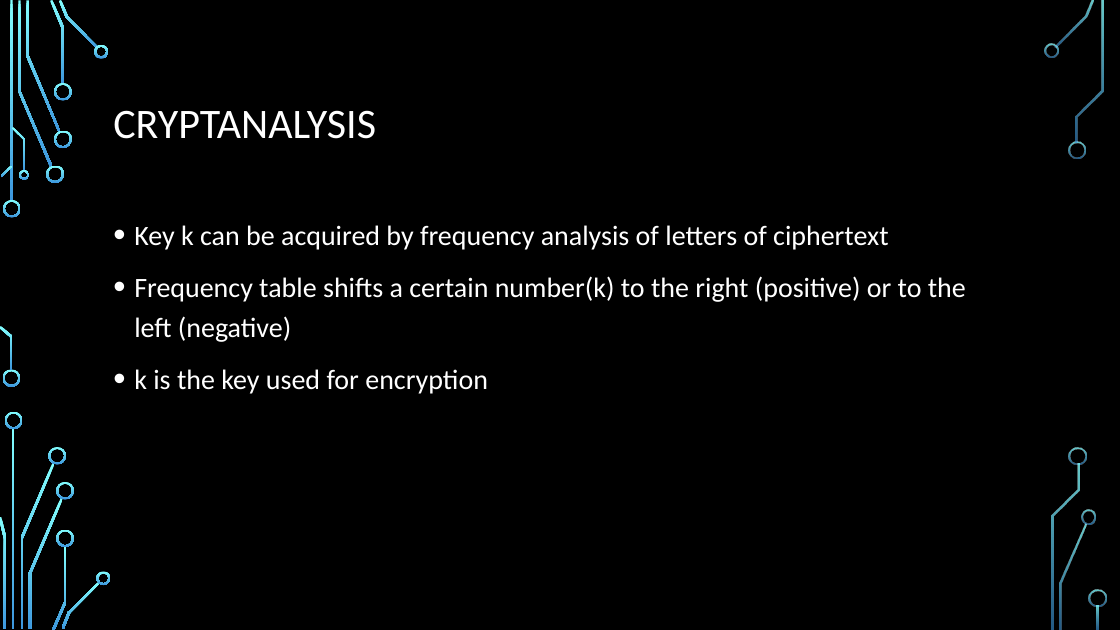
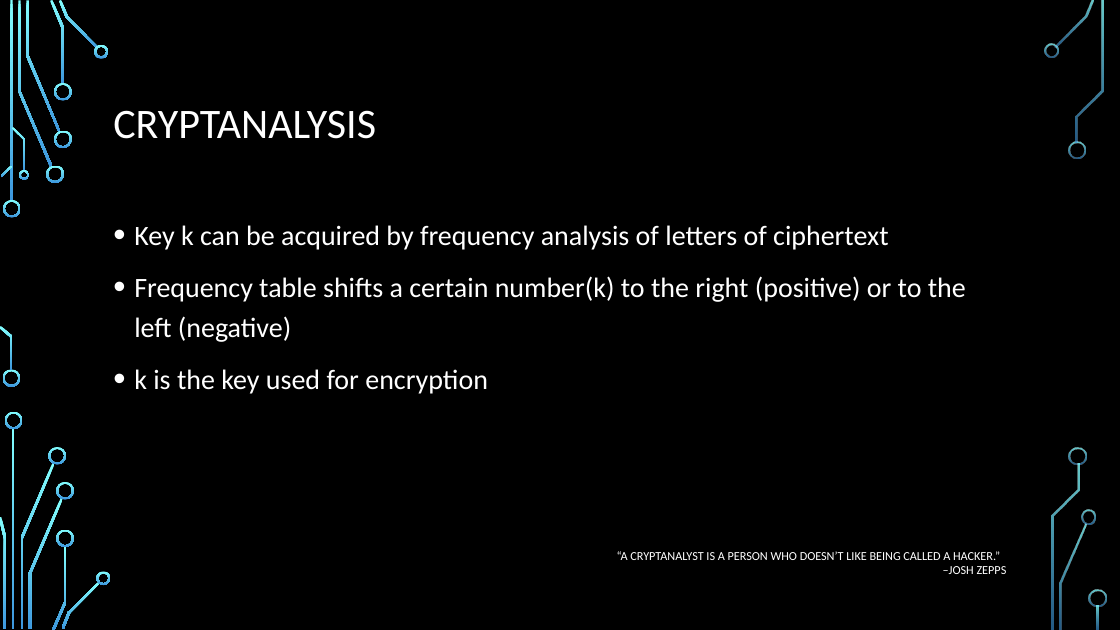
Before and after one commit to stevemann2705/meetup, a slide deck: slide 14 of Crypto.pptx (slide 13 before the commit). Drawn at 1120x630 pixels with LibreOffice and Linux fonts; fonts in the diff are those of the drawing; background and template pictures are left out. Boxes give left, top, right and bottom in pixels: in the first picture for what was removed or moved away, otherwise in the second. Text is boxed around its words. In the diff, an @@ line names an element or a change of style, - is before the commit and + after.

```diff
--- a/Crypto.pptx
+++ b/Crypto.pptx
@@ text added at [617, 551, 1007, 574], 10.5 pt, text #FFFFFF @@
+“A CRYPTANALYST IS A PERSON WHO DOESN’T LIKE BEING CALLED A HACKER.”
+–JOSH ZEPPS
```
Also in this commit, not shown: 8 other slides changed, 10 slides added.
